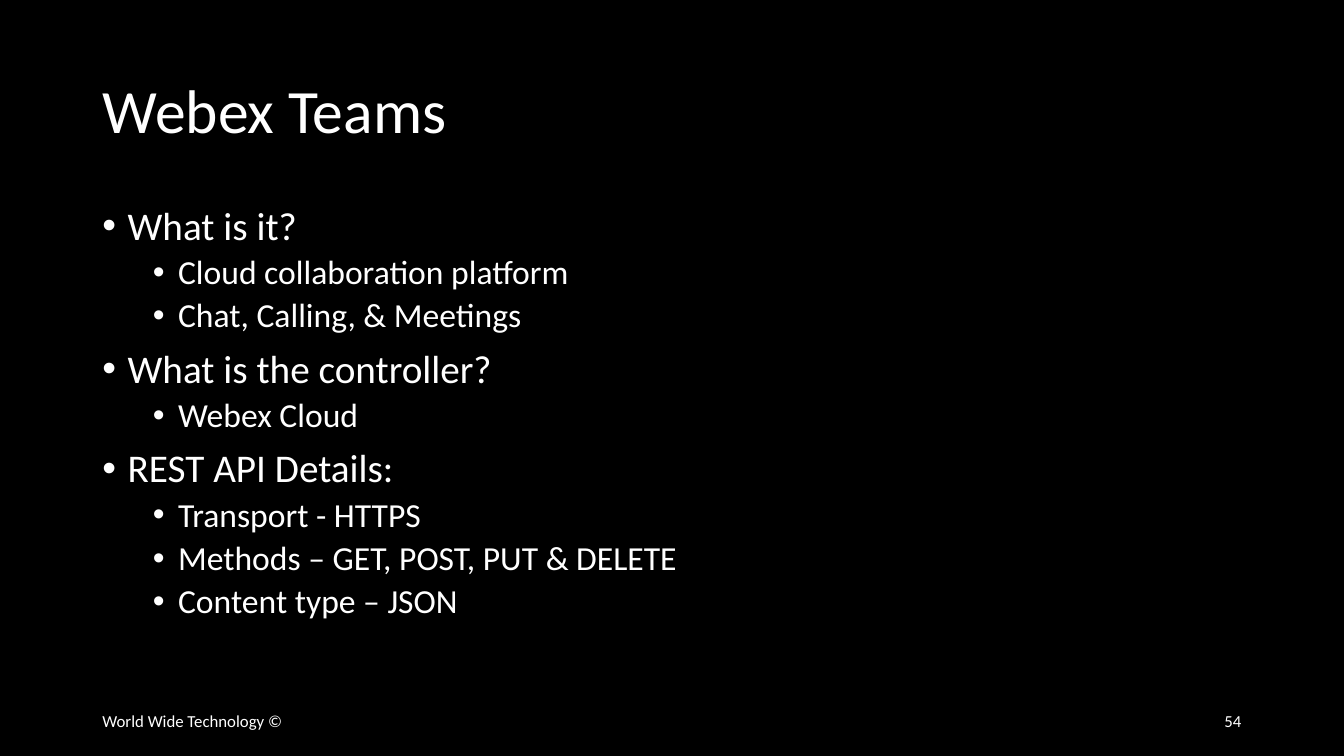
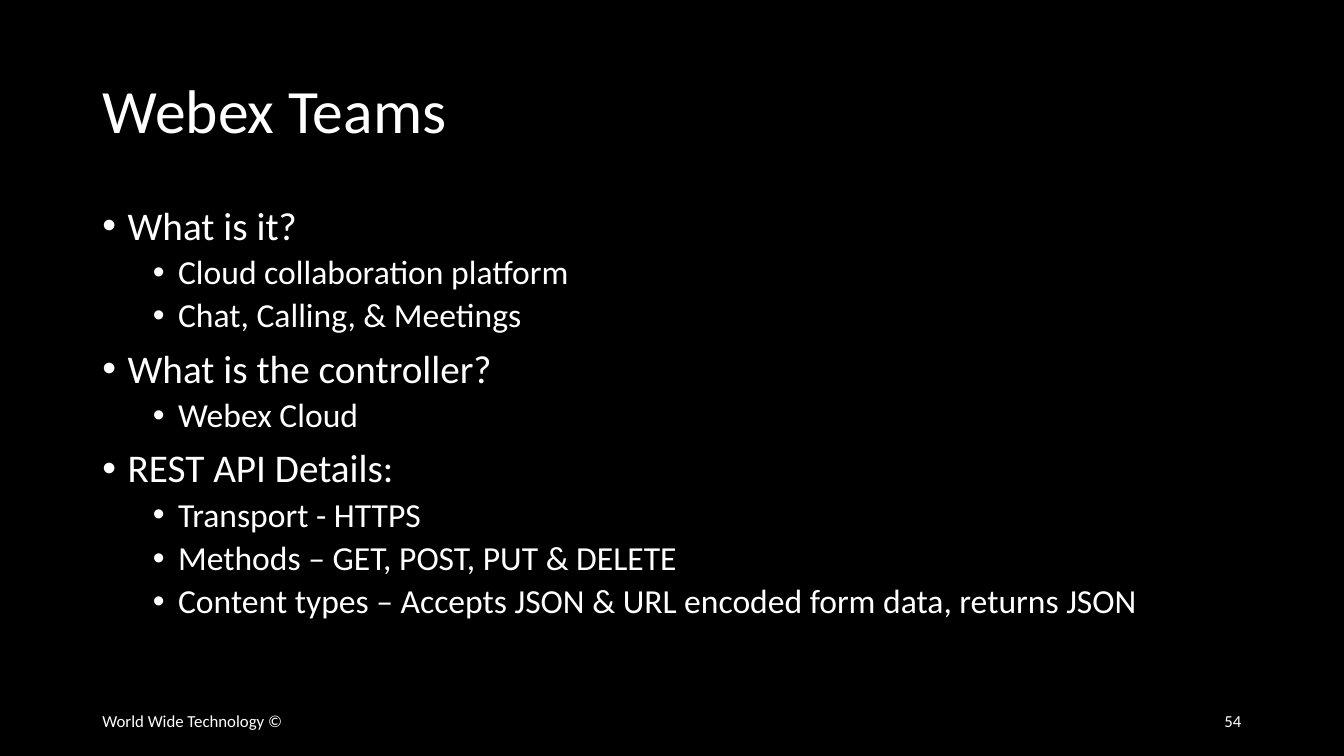
Before and after one commit to wwt/curl-requests-foundations, a slide deck: slide 54 of curl-requests-foundations.pptx. Drawn at 1344x756 pixels with LibreOffice and Linux fonts; fonts in the diff are those of the drawing. Boxes give left, top, right and bottom in pixels: in the first picture for what was removed or moved away, otherwise in the second. Text is boxed around its words. In the diff, an @@ line names an element or a change of style, - is before the commit and + after.

```diff
--- a/curl-requests-foundations.pptx
+++ b/curl-requests-foundations.pptx
@@ text at bbox=[178, 589, 1136, 619]: text changed @@
-  • Content type – JSON
+  • Content types – Accepts JSON & URL encoded form data, returns JSON
```
Also in this commit, not shown: 3 other slides changed.
